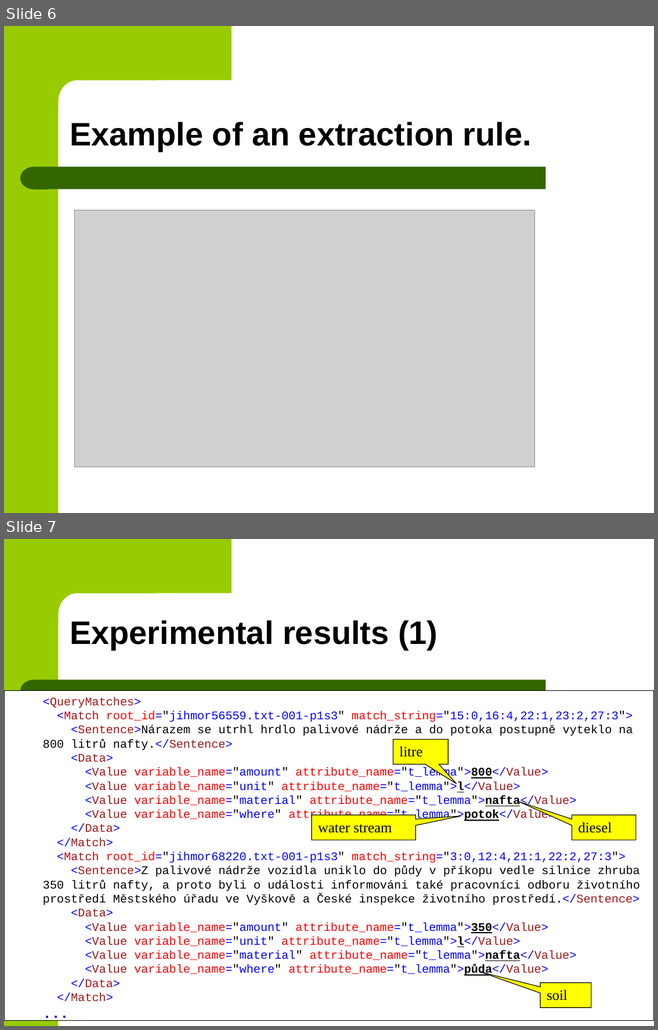
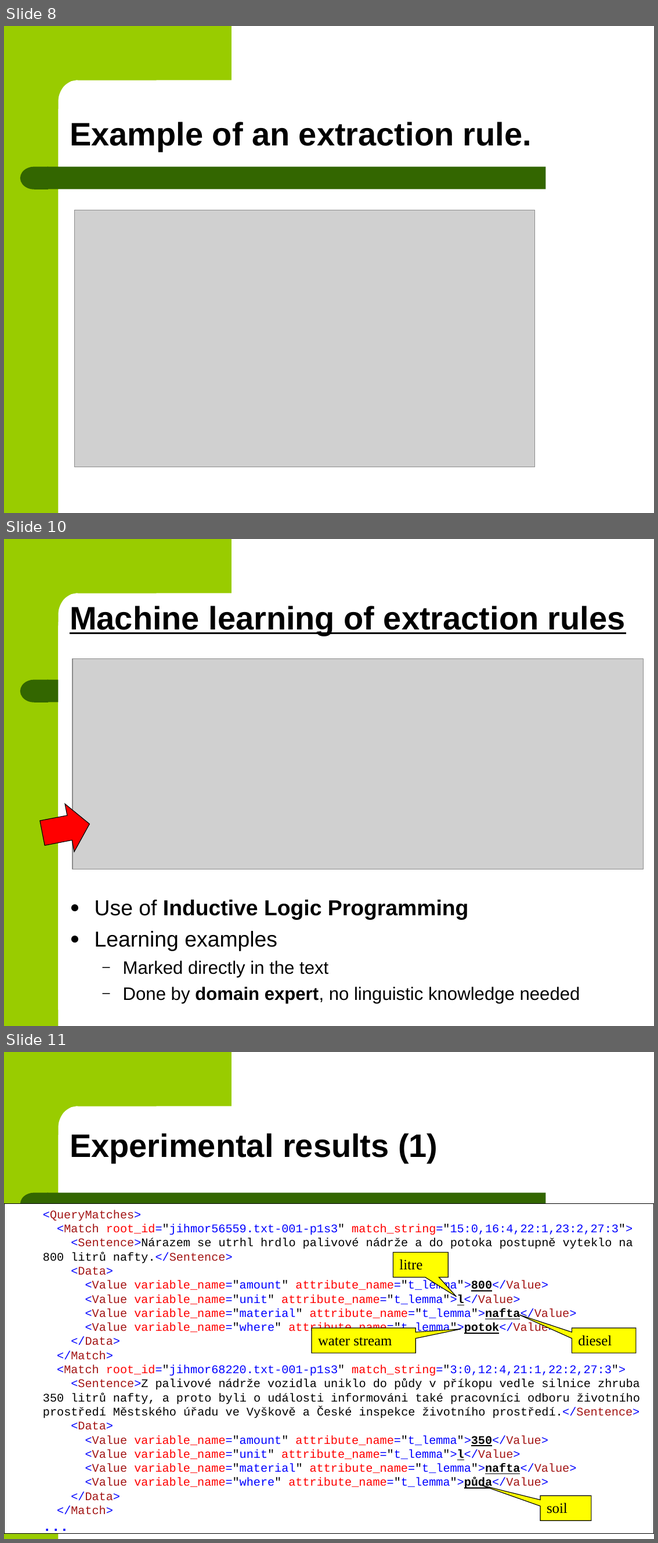
Before and after one commit to BackupTheBerlios/czsem-svn, a slide deck: trunk/docs/papers/20090202_eEnvironment_Prague/slides_DedekVojtas_e-envi2009.ppt. Shown one above the other, each under a label of ours: slides 6 and 7 before the commit, slides 8, 10 and 11 after it; the slides between them are not shown. The pictures are 658x1030 and 658x1543 pixels, drawn with LibreOffice and Linux fonts; fonts in the diff are those of the drawing; grey boxes stand for pictures. Boxes give left, top, right and bottom in pixels: in the first picture for what was removed or moved away, otherwise in the second. Text is boxed around its words. In the diff, an @@ line names an element or a change of style, - is before the commit and + after.

```diff
--- a/trunk/docs/papers/20090202_eEnvironment_Prague/slides_DedekVojtas_e-envi2009.ppt
+++ b/trunk/docs/papers/20090202_eEnvironment_Prague/slides_DedekVojtas_e-envi2009.ppt
@@ slide 10 added at (x1=4, y1=539, x2=654, y2=1026), background #FFFFFF; not listed: 4 template elements that a slide beside it also shows @@
@@ text added at (x1=70, y1=606, x2=625, y2=635), 36 pt, text #000000, bold, underline @@
+Machine learning of extraction rules
@@ rectangle added at (x1=58, y1=625, x2=626, y2=1010), fill #FFFFFF @@
@@ picture added at (x1=72, y1=659, x2=643, y2=870) @@
@@ right arrow added at (x1=38, y1=800, x2=94, y2=857), fill #FF0000, outline #000000 0.74 pt @@
@@ text added at (x1=94, y1=900, x2=580, y2=1004), 20 pt, text #000000 @@
+● Use of Inductive Logic Programming
+● Learning examples
+  – Marked directly in the text
+  – Done by domain expert, no linguistic knowledge needed
@@ what was slide 6 is now slide 8 @@
@@ what was slide 7 is now slide 11 @@
```
Also in this commit, not shown: 5 slides changed, 5 other slides added, 1 slide removed, 1 other file.
